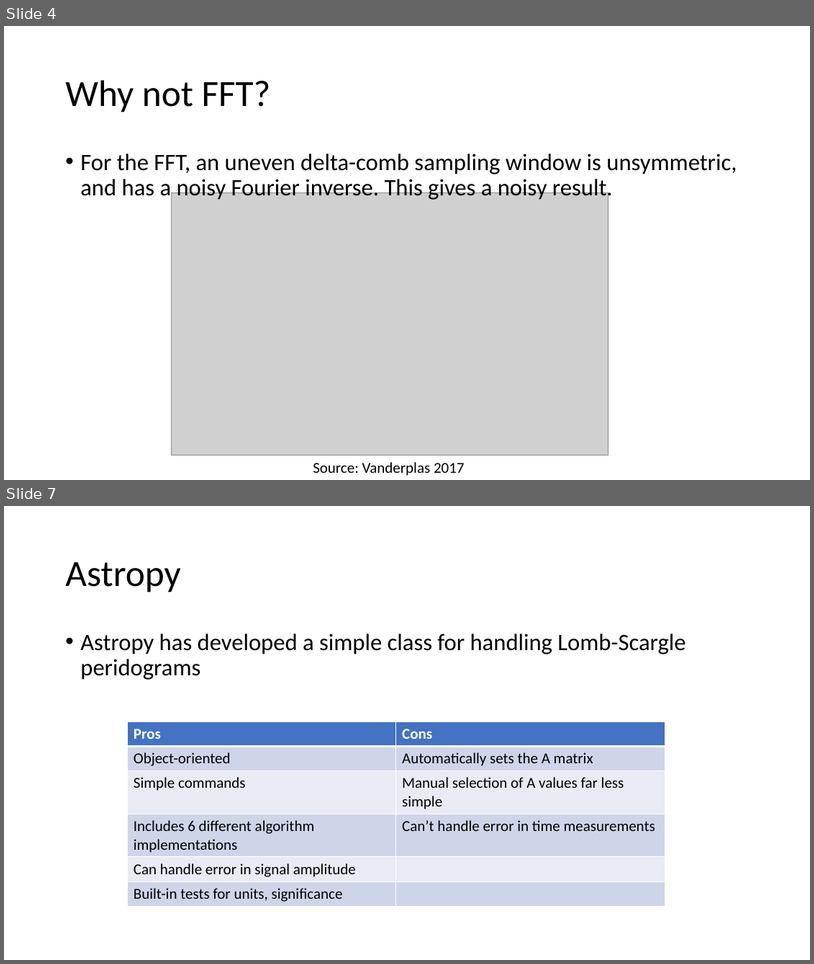
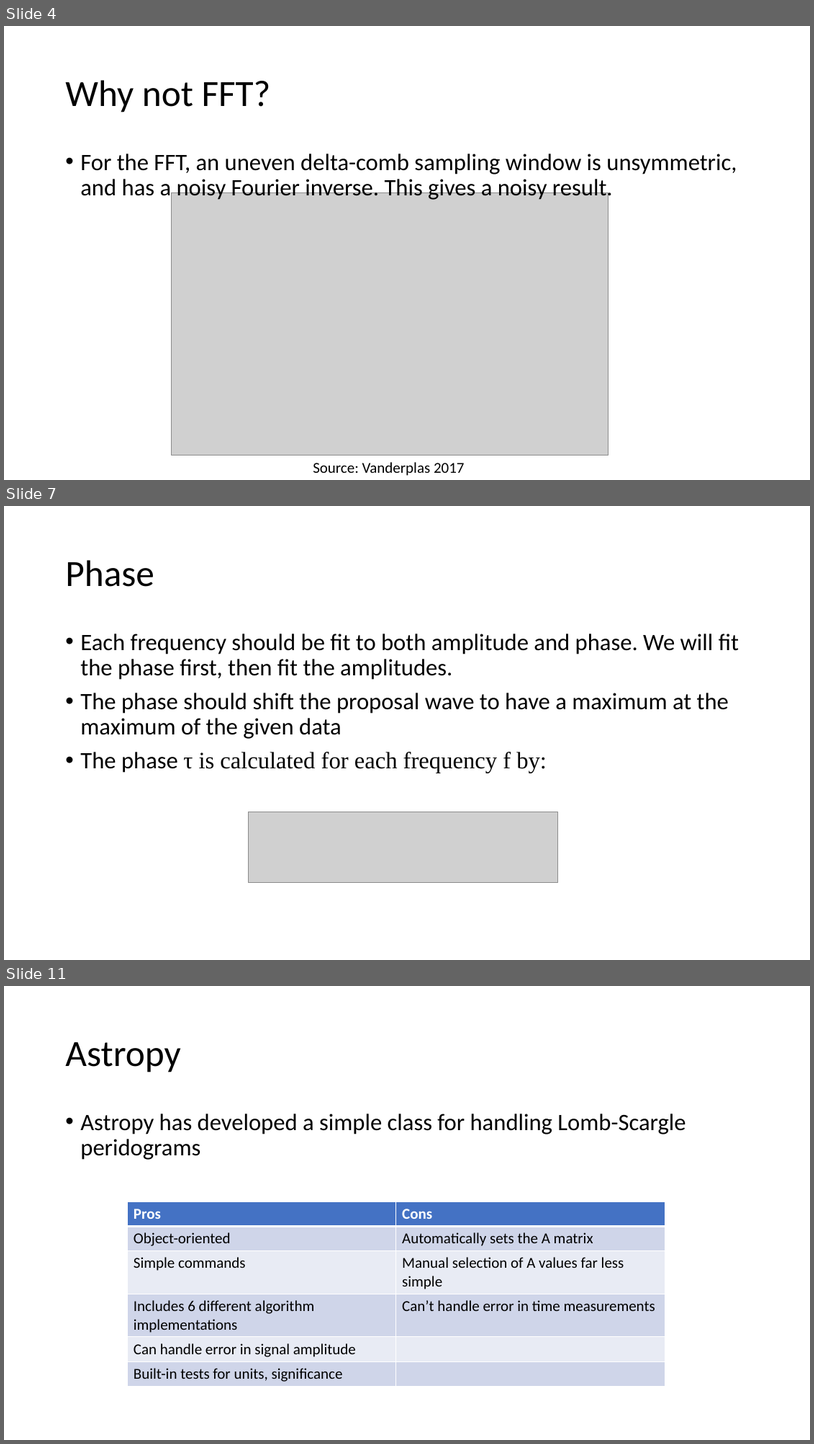
Before and after one commit to Tsintsuntsini/PHYS_581, a slide deck: Presentation2/The Lomb-Scargle Algorithm.pptx. Shown one above the other, each under a label of ours: slides 4 and 7 before the commit, slides 4, 7 and 11 after it; the slides between them are not shown. The pictures are 814x964 and 814x1444 pixels, drawn with LibreOffice and Linux fonts; fonts in the diff are those of the drawing; grey boxes stand for pictures. Boxes give left, top, right and bottom in pixels: in the first picture for what was removed or moved away, otherwise in the second. Text is boxed around its words. In the diff, an @@ line names an element or a change of style, - is before the commit and + after.

Commit message:
Alex First Draft

```diff
--- a/Presentation2/The Lomb-Scargle Algorithm.pptx
+++ b/Presentation2/The Lomb-Scargle Algorithm.pptx
@@ slide 7 added at (4, 506, 810, 960), background #FFFFFF @@
@@ title added at (65, 560, 154, 587), 44 pt, text #000000 @@
+Phase
@@ text added at (80, 633, 739, 773), 28 pt, text #000000 @@
+• Each frequency should be fit to both amplitude and phase. We will fit the phase first, then fit the amplitudes.
+• The phase should shift the proposal wave to have a maximum at the maximum of the given data
+• The phase τ is calculated for each frequency f by:
@@ picture added at (248, 812, 558, 883) @@
@@ what was slide 7 is now slide 11 @@
```
Also in this commit, not shown: 2 slides changed, 5 other slides added, 3 other files.
